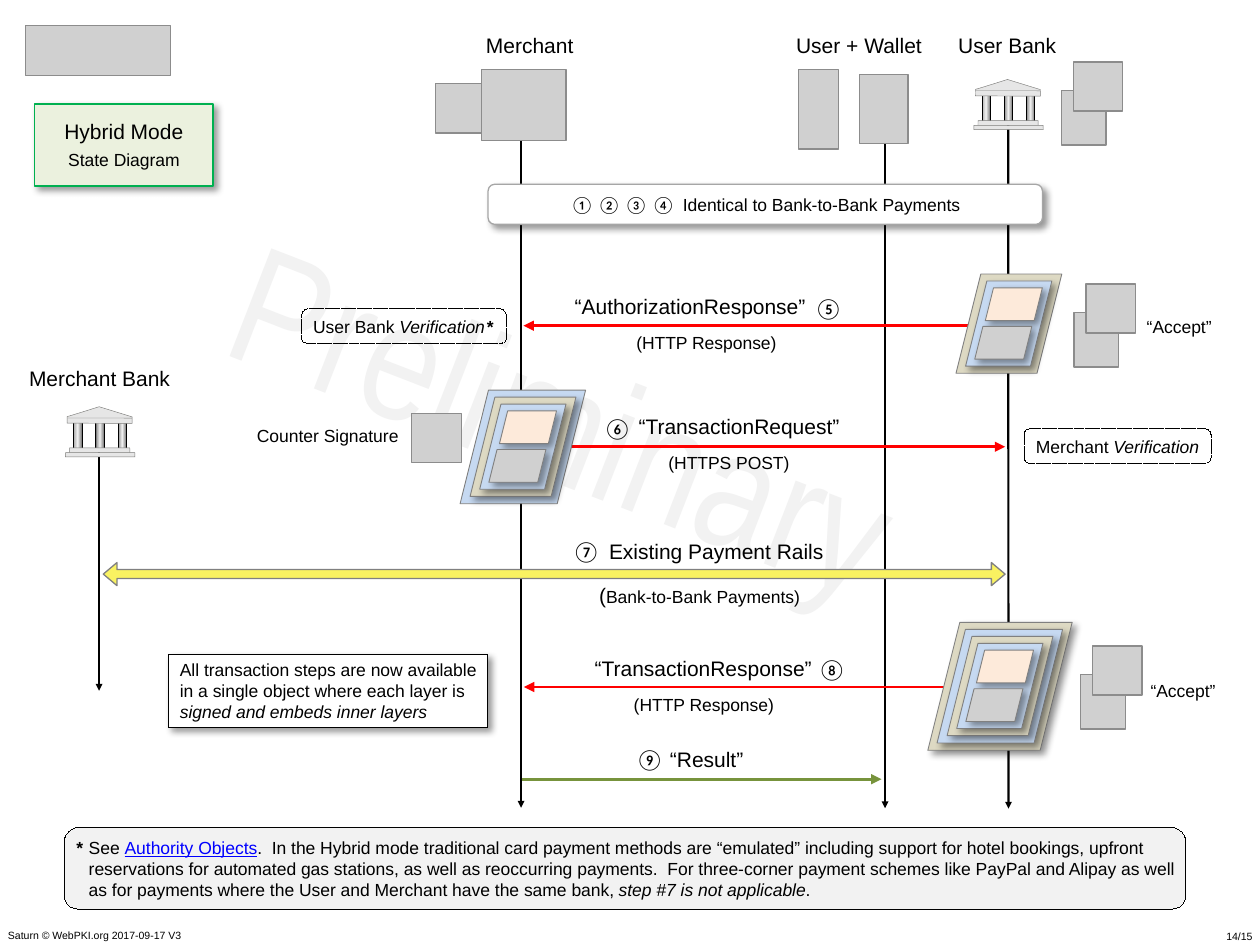
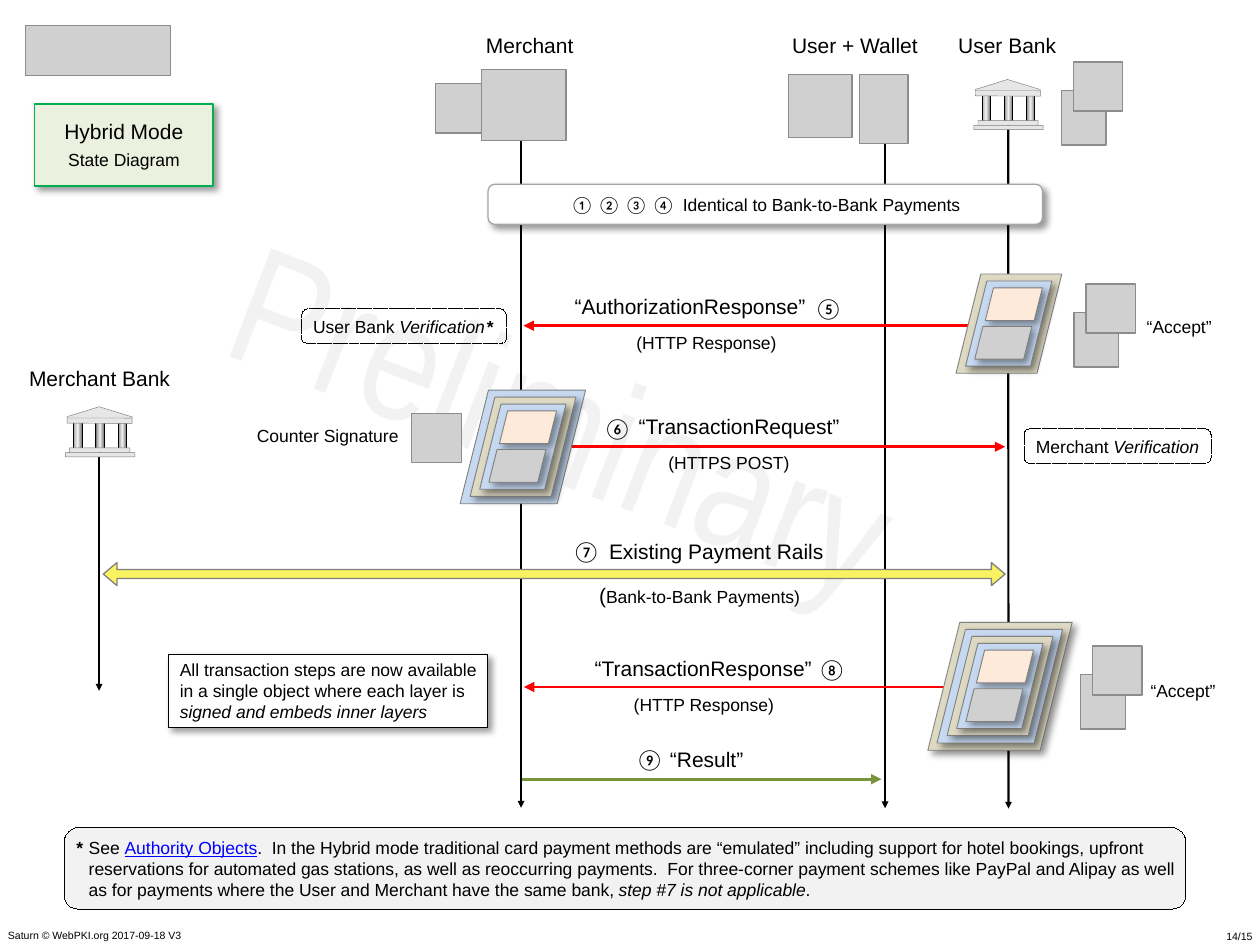
Before and after one commit to cyberphone/doc, a slide deck: slide 14 of saturn/saturn-v3-presentation.pptx. Drawn at 1260x945 pixels with LibreOffice and Linux fonts; fonts in the diff are those of the drawing; grey boxes stand for pictures. Boxes give left, top, right and bottom in pixels: in the first picture for what was removed or moved away, otherwise in the second. Text is boxed around its words. In the diff, an @@ line names an element or a change of style, - is before the commit and + after.

Commit message:
Changed user image (it was ugly)

```diff
--- a/saturn/saturn-v3-presentation.pptx
+++ b/saturn/saturn-v3-presentation.pptx
@@ text "User + Wallet" moved from (x1=796, y1=37, x2=921, y2=54) to (x1=792, y1=37, x2=917, y2=54) @@
@@ picture resized from (x1=799, y1=69, x2=838, y2=149) to (x1=789, y1=74, x2=852, y2=137) @@
@@ text at (x1=8, y1=931, x2=181, y2=941): text changed @@
-Saturn © WebPKI.org 2017-09-17 V3
+Saturn © WebPKI.org 2017-09-18 V3
```
Also in this commit, not shown: 14 other slides changed, 3 other files.
